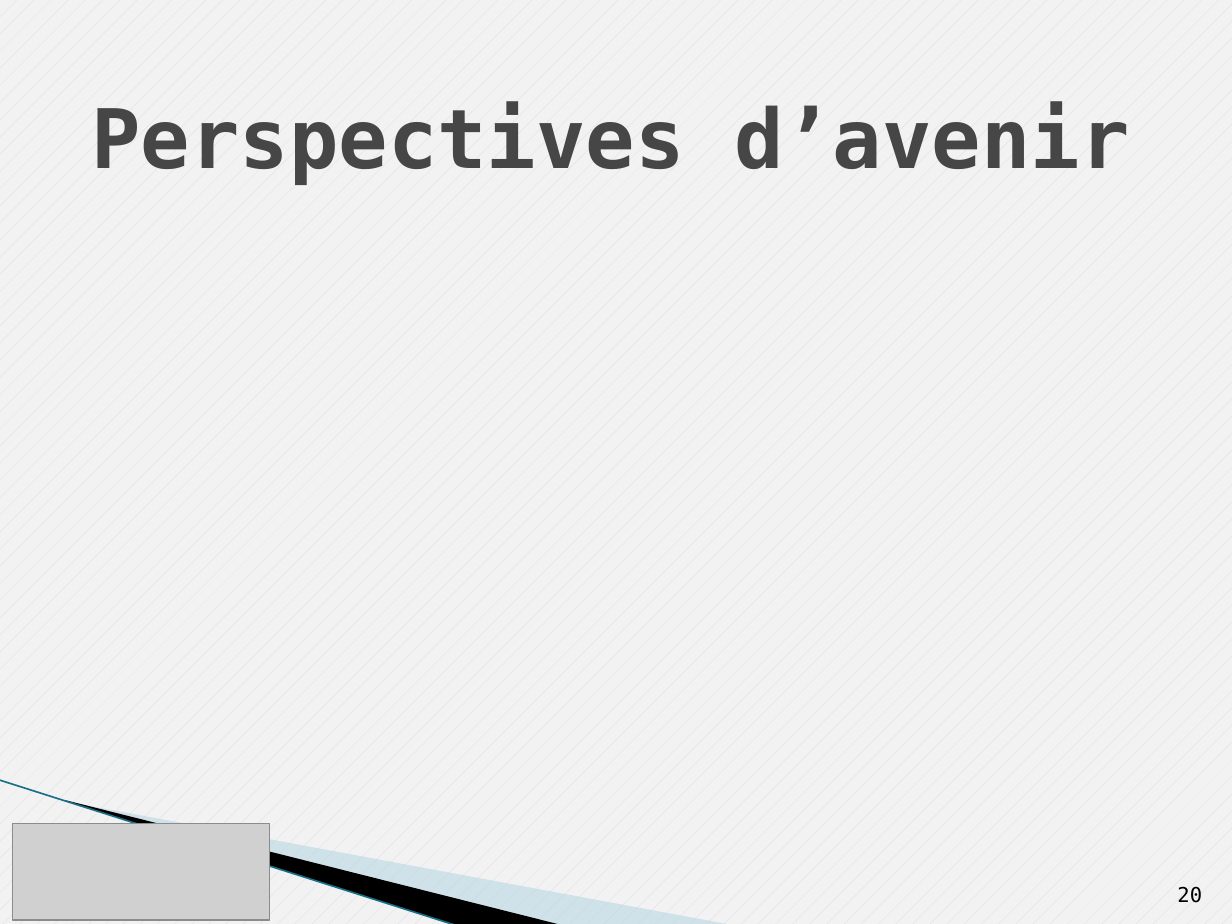
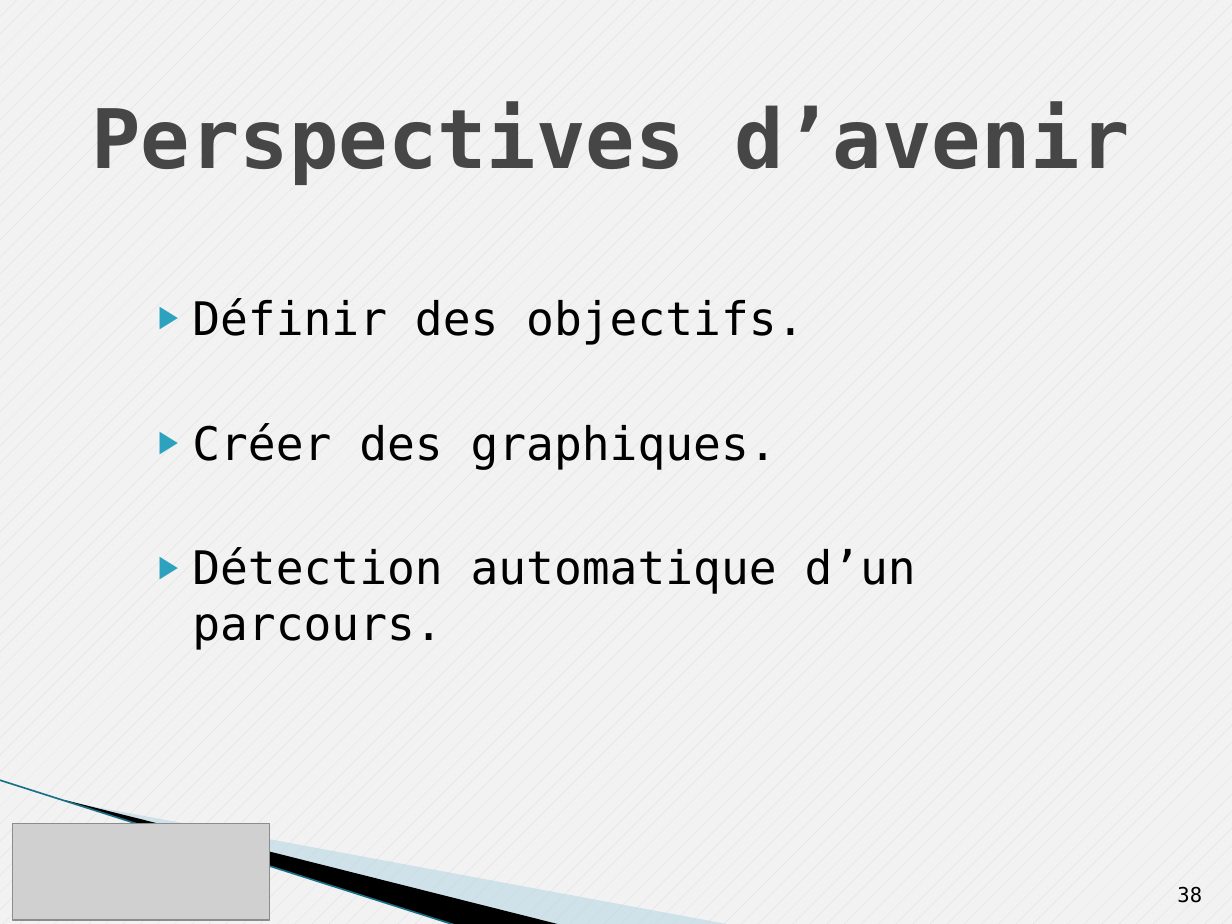
Before and after one commit to Tenacy/AndroidProject, a slide deck: slide 38 of Rapport/Presentation.pptx (slide 20 before the commit). Drawn at 1232x924 pixels with LibreOffice and Linux fonts; fonts in the diff are those of the drawing; grey boxes stand for pictures; background and template pictures are left out. Boxes give left, top, right and bottom in pixels: in the first picture for what was removed or moved away, otherwise in the second. Text is boxed around its words. In the diff, an @@ line names an element or a change of style, - is before the commit and + after.

```diff
--- a/Rapport/Presentation.pptx
+++ b/Rapport/Presentation.pptx
@@ text added at (192, 298, 916, 650), 27 pt, text #000000 @@
+▶ Définir des objectifs.
+▶ Créer des graphiques.
+▶ Détection automatique d’un parcours.
@@ page number at (1177, 886, 1202, 903): text changed @@
-20
+38
```
Also in this commit, not shown: 8 other slides changed, 19 slides added, 1 slide removed, 1 other file.
